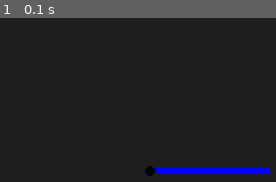
Above: before the commit, frame 1.
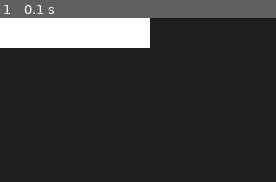
Above: after the commit, the same moment.

Repository: TunayAdaKaracan/PyGame-GUI-Engine
Game: pygame game, started from test.py
Two runs of this game, one before a commit and one after it. Both use one fixed random seed, a clock stepped at 60 frames per second and the inputs below.
Inputs:
- Up to frame 1 (0.1 s): no input

The runs differ from the first frame. In frame 1, 11% of the frame differs, in the area x 0-98%, y 0-97%.

Commit message:
Version 1.1

Diff:
--- a/gui_engine.py
+++ b/gui_engine.py
@@ -6,6 +6,8 @@
 #  \_____|\____/|____|   |______|_| |_|\__, |_|_| |_|\___|
 #                                      __/ |
 #                                     |___/
+# Made By Shkryoav And Arctic Fox
+# Giving Credits Will Help Us So Much
 # Version: 1.0.0 | Alpha
 import pygame
 
@@ -131,7 +133,7 @@
 class SysText:
     def __init__(self, x, y, font_name, font_size, text, color=(0,0,0), background_color=None, **kwargs):
         self.font = pygame.font.SysFont(font_name, font_size)
-        self.text = text
+        self.text = text.split("\n")
         self.pos = (x, y)
         self.color = color
         self.background_color = background_color
@@ -143,15 +145,28 @@
         return f"<SysText x={self.pos[0]} y={self.pos[1]} color={self.color} text={self.text}>"
 
     def draw(self, surface):
-        if self.background_color == None:
-            render = self.font.render(self.text, self.anti_allias, self.color)
-        else:
-            render = self.font.render(self.text, self.anti_allias, self.color, self.background_color)
-        if self.transparent:
-            render.convert_alpha()
-        if self.max_width != 0 and render.get_width() > self.max_width:
-            render = render.subsurface(render.get_rect(w=self.max_width))
-        surface.blit(render, self.pos)
+        # Changed In Version 1.1
+        #
+        #if self.background_color == None:
+        #    render = self.font.render(self.text, self.anti_allias, self.color)
+        #else:
+        #    render = self.font.render(self.text, self.anti_allias, self.color, self.background_color)
+        #if self.transparent:
+        #    render.convert_alpha()
+        #if self.max_width != 0 and render.get_width() > self.max_width:
+        #    render = render.subsurface(render.get_rect(w=self.max_width))
+        #surface.blit(render, self.pos)
+        line_movement = 0
+        if self.background_color is not None:
+            for line in self.text:
+                surface.blit(self.font.render(line, self.anti_allias, self.color, self.background_color),
+                             (self.pos[0], self.pos[1] + line_movement))
+                line_movement += self.font_size + 2
+        else:
+            for line in self.text:
+                surface.blit(self.font.render(line, self.anti_allias, self.color),
+                             (self.pos[0], self.pos[1] + line_movement))
+                line_movement += self.font_size + 2
 
     def change_font(self, font_name, font_size):
         self.font = pygame.font.SysFont(font_name, font_size)
@@ -203,3 +218,77 @@
                     self.fill_percent = 0.0
 
         self._fill_box.w = self.fill_percent * self._empty_box.w
+
+
+class TextInput:
+    def __init__(self, x, y, w, h, font_name, size, color, **kwargs):
+        self.rect = pygame.Rect(x, y, w, h)
+        self.font = pygame.font.SysFont(font_name, size)
+        self.color = color
+        self.delete_after_max = kwargs.get("delete_after_max") or False
+        self.scroll_after_max = kwargs.get("scroll_after_max") or False
+        self.background_color = kwargs.get("background_color") or None
+        self.text = ""
+        self._focus = False
+        self._key_pressed = False
+
+    def draw(self, surface):
+        self.update()
+        if self.background_color is not None:
+            pygame.draw.rect(surface, self.background_color, self.rect)
+        if self.text == "":
+            return {"focus": self._focus, "text": self.text}
+        text_surface = self.font.render(self.text, False, self.color)
+        if self.scroll_after_max and text_surface.get_width() > self.rect.w:
+            text_surface = text_surface.subsurface(text_surface.get_rect(x=text_surface.get_width()-self.rect.w, w=self.rect.w))
+        elif self.delete_after_max and text_surface.get_rect().w > self.rect.w:
+            text_surface = text_surface.subsurface(text_surface.get_rect(w=self.rect.w))
+        surface.blit(text_surface, self.rect)
+        return {"focus": self._focus, "text": self.text}
+
+    def update(self):
+        mouse_pos = pygame.mouse.get_pos()
+        buttons = pygame.mouse.get_pressed(3)
+        if self.rect.collidepoint(mouse_pos) and buttons[0]:
+            self._focus = True
+        elif self._focus and buttons[0] and not self.rect.collidepoint(mouse_pos):
+            self._focus = False
+        keys = pygame.key.get_pressed()
+        if self._focus:
+            if not self._key_pressed:
+                if keys[pygame.K_q]: self.text += "q"
+                if keys[pygame.K_w]: self.text += "w"
+                if keys[pygame.K_e]: self.text += "e"
+                if keys[pygame.K_r]: self.text += "r"
+                if keys[pygame.K_t]: self.text += "t"
+                if keys[pygame.K_y]: self.text += "y"
+                if keys[pygame.K_u]: self.text += "u"
+                if keys[pygame.K_o]: self.text += "o"
+                if keys[pygame.K_p]: self.text += "p"
+                if keys[pygame.K_a]: self.text += "a"
+                if keys[pygame.K_s]: self.text += "s"
+                if keys[pygame.K_d]: self.text += "d"
+                if keys[pygame.K_f]: self.text += "f"
+                if keys[pygame.K_g]: self.text += "g"
+                if keys[pygame.K_h]: self.text += "h"
+                if keys[pygame.K_j]: self.text += "j"
+                if keys[pygame.K_k]: self.text += "k"
+                if keys[pygame.K_l]: self.text += "l"
+                if keys[pygame.K_i]: self.text += "i"
+                if keys[pygame.K_z]: self.text += "z"
+                if keys[pygame.K_x]: self.text += "x"
+                if keys[pygame.K_c]: self.text += "c"
+                if keys[pygame.K_v]: self.text += "v"
+                if keys[pygame.K_b]: self.text += "b"
+                if keys[pygame.K_n]: self.text += "n"
+                if keys[pygame.K_m]: self.text += "m"
+                if keys[pygame.K_SPACE]: self.text += " "
+                if keys[pygame.K_RETURN] or keys[pygame.K_ESCAPE]:
+                    self._key_pressed = False
+                    self._focus = False
+                    return
+                if keys[pygame.K_BACKSPACE]:
+                    self.text = self.text[:-1]
+                self._key_pressed = True
+        if not any(keys):
+            self._key_pressed = False
--- a/test.py
+++ b/test.py
@@ -1,5 +1,5 @@
 import pygame
-from gui_engine import GUI, Box, BoxButton, SysText, HorizontalSlider
+from gui_engine import GUI, Box, BoxButton, SysText, HorizontalSlider, TextInput
 
 pygame.init()
 
@@ -9,8 +9,9 @@
 gui = GUI()
 main_background = Box(800, 800, 0, 0, (30, 30, 30))
 gui.add_element(main_background, -9999)
-test_slider = HorizontalSlider(150, 150, 120, 5, (255, 0, 0), (0, 0, 255), Box(10, 10, 150, 150, (0, 0, 0), 0, 5))
-gui.add_element(test_slider, 99999)
+
+text_input = TextInput(0, 0, 150, 30, "Comic Sans MS", 20, (0, 0, 0), background_color=(255, 255, 255), scroll_after_max =True)
+gui.add_element(text_input)
 
 while True:
     screen.fill((0, 0, 0))
@@ -19,4 +20,5 @@
             pygame.quit()
             break
     data = gui.draw(screen)
+    print(data)
     pygame.display.update()
